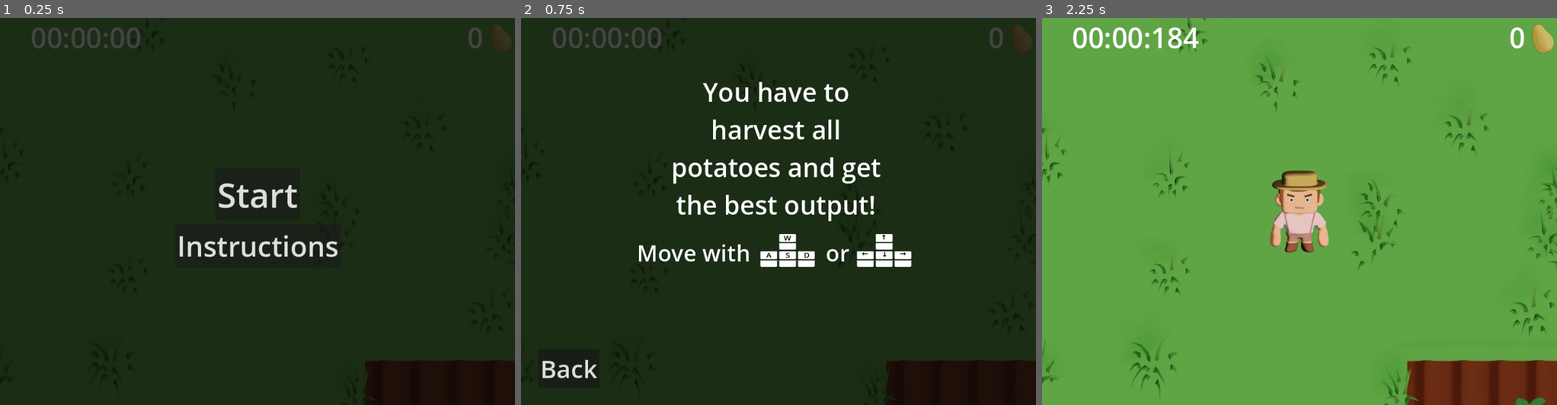
Above: before the commit, frames 1-3 (left to right).
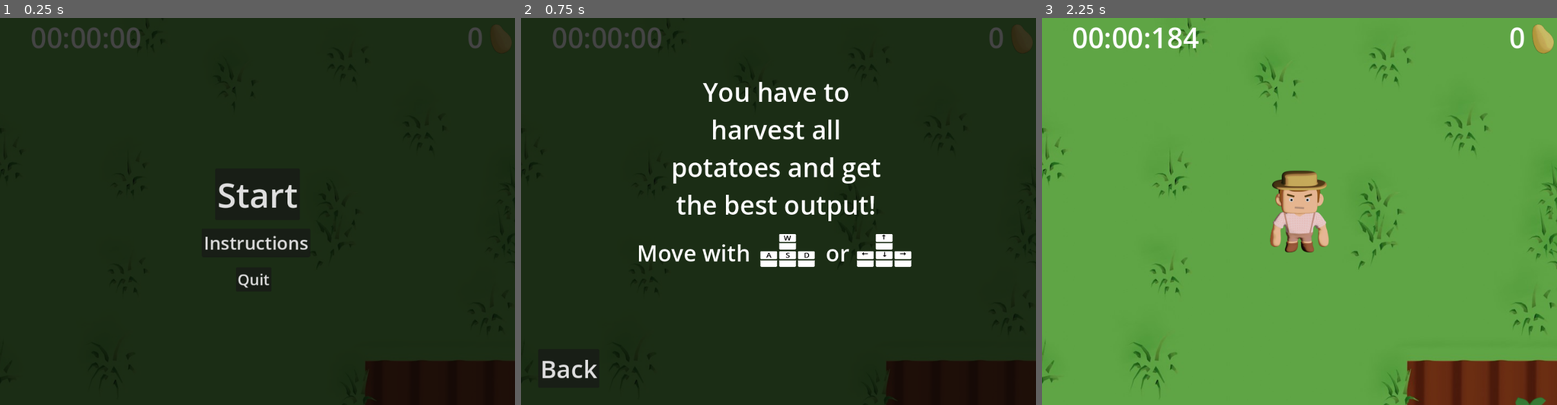
Above: after the commit, the same moments.

Repository: wolfel1/enhanced-potato-hunt
Game: Godot game, scene res://Main.tscn
The game is run twice, just before and just after one commit, with the same random seed, the same clock (stepped at 60 frames per second) and the same inputs.
Inputs:
- Up to frame 1 (0.25 s): no input
- Up to frame 2 (0.75 s): click "Instructions" at 0.5 s
- Up to frame 3 (2.25 s): click "Back" at 1.25 s; click "Start" at 2 s

The runs differ from the first frame. In frame 1, 0.9% of the frame differs, in the area x 34-66%, y 56-70%; in frame 2, nothing differs; in frame 3, nothing differs.

Commit message:
add audio

Diff:
--- a/HUD.gd
+++ b/HUD.gd
@@ -1,6 +1,7 @@
 extends CanvasLayer
 
 signal continued
+signal quit
 
 func _ready():
 	$PauseBackground.hide()
@@ -22,5 +23,10 @@
 
 
 func _on_continue_button_pressed():
+	$PauseBackground/AudioStreamPlayer.play()
 	continued.emit()
 	$PauseBackground.hide()
+
+func _on_quit_button_pressed():
+	$PauseBackground.hide()
+	quit.emit()
--- a/HUD.tscn
+++ b/HUD.tscn
@@ -1,7 +1,8 @@
-[gd_scene load_steps=3 format=3 uid="uid://bi8xxwcq3kobu"]
+[gd_scene load_steps=4 format=3 uid="uid://bi8xxwcq3kobu"]
 
 [ext_resource type="Script" path="res://HUD.gd" id="1_1yp8u"]
 [ext_resource type="Texture2D" uid="uid://20l3hcfrkfxt" path="res://assets/potato.png" id="1_8ler4"]
+[ext_resource type="AudioStream" uid="uid://dopgor6quc0un" path="res://assets/audio/drop_003.ogg" id="3_ryrvi"]
 
 [node name="HUD" type="CanvasLayer"]
 script = ExtResource("1_1yp8u")
@@ -72,4 +73,25 @@
 theme_override_font_sizes/font_size = 42
 text = "Continue"
 
+[node name="QuitButton" type="Button" parent="PauseBackground"]
+layout_mode = 1
+anchors_preset = -1
+anchor_left = 0.5
+anchor_top = 0.511
+anchor_right = 0.5
+anchor_bottom = 0.511
+offset_left = -128.0
+offset_top = 64.08
+offset_right = 335.0
+offset_bottom = 130.08
+grow_horizontal = 2
+grow_vertical = 2
+scale = Vector2(0.560001, 0.560001)
+theme_override_font_sizes/font_size = 42
+text = "Stop farming and quit!"
+
+[node name="AudioStreamPlayer" type="AudioStreamPlayer" parent="PauseBackground"]
+stream = ExtResource("3_ryrvi")
+
 [connection signal="pressed" from="PauseBackground/ContinueButton" to="." method="_on_continue_button_pressed"]
+[connection signal="pressed" from="PauseBackground/QuitButton" to="." method="_on_quit_button_pressed"]
--- a/Main.gd
+++ b/Main.gd
@@ -9,10 +9,13 @@
 var is_started : bool = false
 
 func _ready():
+	$MainMusic.play()
 	$Player.init($StartPosition.position, $LevelArea)
 
 func new_game():
+	$MainMusic.stop()
 	$MainMenu.hide()
+	$HUD.show()
 	get_tree().call_group("plants", "queue_free")
 	spawn_plants()
 	potato_count = 0
@@ -20,6 +23,7 @@
 	$Player.start()
 	start_time = Time.get_ticks_msec()
 	is_started = true
+	$MainMusic.play()
 
 func spawn_plants():
 	for i in range(0, 10):
@@ -65,3 +69,9 @@
 func _on_continued():
 	is_started = true
 	$PlantSpawnTimer.start()
+
+
+func _on_quit():
+	$MainMusic.stop()
+	$MainMenu.show()
+	$MainMusic.play()
--- a/Main.tscn
+++ b/Main.tscn
@@ -6,6 +6,7 @@
 [ext_resource type="PackedScene" uid="uid://bt3fimgkx3c2k" path="res://Player.tscn" id="2_yxeos"]
 [ext_resource type="PackedScene" uid="uid://bi8xxwcq3kobu" path="res://HUD.tscn" id="5_lhfbn"]
 [ext_resource type="PackedScene" uid="uid://rrau0lnn38bg" path="res://MainMenu.tscn" id="6_kvu47"]
+[ext_resource type="AudioStream" uid="uid://b88v5k5ryrnoc" path="res://assets/audio/Burning Trapezoid of Fire.mp3" id="7_j6t8s"]
 
 [sub_resource type="RectangleShape2D" id="RectangleShape2D_qe0gn"]
 size = Vector2(664, 698)
@@ -35,14 +36,19 @@
 [node name="HUD" parent="." instance=ExtResource("5_lhfbn")]
 
 [node name="PlantSpawnTimer" type="Timer" parent="."]
-wait_time = 2.5
+wait_time = 2.0
 
 [node name="MainMenu" parent="." instance=ExtResource("6_kvu47")]
+
+[node name="MainMusic" type="AudioStreamPlayer" parent="."]
+stream = ExtResource("7_j6t8s")
+volume_db = -12.251
 
 [connection signal="pause" from="." to="Player" method="_on_pause"]
 [connection signal="pause" from="." to="HUD" method="_on_pause"]
 [connection signal="collected" from="Player" to="." method="_on_plant_collected"]
 [connection signal="continued" from="HUD" to="." method="_on_continued"]
 [connection signal="continued" from="HUD" to="Player" method="_on_hud_continued"]
+[connection signal="quit" from="HUD" to="." method="_on_quit"]
 [connection signal="timeout" from="PlantSpawnTimer" to="." method="_on_plant_spawn_timer_timeout"]
 [connection signal="start_game" from="MainMenu" to="." method="new_game"]
--- a/MainMenu.gd
+++ b/MainMenu.gd
@@ -6,15 +6,20 @@
 	$Instructions.hide()
 
 func _on_start_button_pressed():
+	$ButtonAudioStreamPlayer.play()
 	start_game.emit()
 
 
 func _on_instructions_button_pressed():
-	$StartButton.hide()
-	$InstructionsButton.hide()
+	$ButtonAudioStreamPlayer.play()
+	$StartScreen.hide()
 	$Instructions.show()
 
 func _on_back_button_pressed():
-	$StartButton.show()
-	$InstructionsButton.show()
+	$ButtonAudioStreamPlayer.play()
+	$StartScreen.show()
 	$Instructions.hide()
+
+
+func _on_quit_button_pressed():
+	get_tree().quit()
--- a/MainMenu.tscn
+++ b/MainMenu.tscn
@@ -1,7 +1,8 @@
-[gd_scene load_steps=3 format=3 uid="uid://rrau0lnn38bg"]
+[gd_scene load_steps=4 format=3 uid="uid://rrau0lnn38bg"]
 
 [ext_resource type="Script" path="res://MainMenu.gd" id="1_fbrxt"]
 [ext_resource type="Texture2D" uid="uid://f6wmrfj2dacq" path="res://assets/ui/keySmall.png" id="2_y6ypn"]
+[ext_resource type="AudioStream" uid="uid://dopgor6quc0un" path="res://assets/audio/drop_003.ogg" id="3_8j70s"]
 
 [node name="MainMenu" type="CanvasLayer"]
 script = ExtResource("1_fbrxt")
@@ -13,6 +14,61 @@
 grow_horizontal = 2
 grow_vertical = 2
 color = Color(0.0196078, 0.0196078, 0.0196078, 0.74902)
+
+[node name="StartScreen" type="CanvasGroup" parent="."]
+
+[node name="QuitButton" type="Button" parent="StartScreen"]
+anchors_preset = 8
+anchor_left = 0.5
+anchor_top = 0.5
+anchor_right = 0.5
+anchor_bottom = 0.5
+offset_left = 440.0
+offset_top = 464.0
+offset_right = 537.0
+offset_bottom = 530.0
+grow_horizontal = 2
+grow_vertical = 2
+scale = Vector2(0.68, 0.68)
+size_flags_horizontal = 4
+size_flags_vertical = 8
+theme_override_font_sizes/font_size = 42
+text = "Quit"
+
+[node name="InstructionsButton" type="Button" parent="StartScreen"]
+anchors_preset = 8
+anchor_left = 0.5
+anchor_top = 0.5
+anchor_right = 0.5
+anchor_bottom = 0.5
+offset_left = 376.0
+offset_top = 392.0
+offset_right = 629.0
+offset_bottom = 458.0
+grow_horizontal = 2
+grow_vertical = 2
+scale = Vector2(0.8, 0.8)
+size_flags_horizontal = 4
+size_flags_vertical = 8
+theme_override_font_sizes/font_size = 42
+text = "Instructions"
+
+[node name="StartButton" type="Button" parent="StartScreen"]
+anchors_preset = 8
+anchor_left = 0.5
+anchor_top = 0.5
+anchor_right = 0.5
+anchor_bottom = 0.5
+offset_left = 401.0
+offset_top = 280.0
+offset_right = 559.0
+offset_bottom = 376.0
+grow_horizontal = 2
+grow_vertical = 2
+size_flags_horizontal = 4
+size_flags_vertical = 4
+theme_override_font_sizes/font_size = 64
+text = "Start"
 
 [node name="Instructions" type="CanvasGroup" parent="."]
 visible = false
@@ -204,40 +260,10 @@
 horizontal_alignment = 1
 autowrap_mode = 2
 
-[node name="StartButton" type="Button" parent="."]
-anchors_preset = 8
-anchor_left = 0.5
-anchor_top = 0.5
-anchor_right = 0.5
-anchor_bottom = 0.5
-offset_left = -79.0
-offset_top = -80.0
-offset_right = 79.0
-offset_bottom = 16.0
-grow_horizontal = 2
-grow_vertical = 2
-size_flags_horizontal = 4
-size_flags_vertical = 4
-theme_override_font_sizes/font_size = 64
-text = "Start"
-
-[node name="InstructionsButton" type="Button" parent="."]
-anchors_preset = 8
-anchor_left = 0.5
-anchor_top = 0.5
-anchor_right = 0.5
-anchor_bottom = 0.5
-offset_left = -154.0
-offset_top = 24.0
-offset_right = 154.0
-offset_bottom = 104.0
-grow_horizontal = 2
-grow_vertical = 2
-size_flags_horizontal = 4
-size_flags_vertical = 8
-theme_override_font_sizes/font_size = 52
-text = "Instructions"
-
+[node name="ButtonAudioStreamPlayer" type="AudioStreamPlayer" parent="."]
+stream = ExtResource("3_8j70s")
+
+[connection signal="pressed" from="StartScreen/QuitButton" to="." method="_on_quit_button_pressed"]
+[connection signal="pressed" from="StartScreen/InstructionsButton" to="." method="_on_instructions_button_pressed"]
+[connection signal="pressed" from="StartScreen/StartButton" to="." method="_on_start_button_pressed"]
 [connection signal="pressed" from="Instructions/BackButton" to="." method="_on_back_button_pressed"]
-[connection signal="pressed" from="StartButton" to="." method="_on_start_button_pressed"]
-[connection signal="pressed" from="InstructionsButton" to="." method="_on_instructions_button_pressed"]
--- a/Plant.gd
+++ b/Plant.gd
@@ -16,6 +16,7 @@
 func harvest():
 	var potato_count = randi_range(0, 6)
 	$Sprite2D.hide()
+	$AudioStreamPlayer.play()
 	$CollisionShape2D.set_deferred("disabled", true)
 	show_message(potato_count)
 	return potato_count
--- a/Plant.tscn
+++ b/Plant.tscn
@@ -1,7 +1,8 @@
-[gd_scene load_steps=4 format=3 uid="uid://dg1u3mmg7n721"]
+[gd_scene load_steps=5 format=3 uid="uid://dg1u3mmg7n721"]
 
 [ext_resource type="Script" path="res://Plant.gd" id="1_2omu1"]
 [ext_resource type="Texture2D" uid="uid://xhc6hoo56ljs" path="res://assets/plant/plant1.png" id="1_wkky1"]
+[ext_resource type="AudioStream" uid="uid://b41jyn3i48vj2" path="res://assets/audio/jingles_STEEL08.ogg" id="3_kji2a"]
 
 [sub_resource type="CapsuleShape2D" id="CapsuleShape2D_efukp"]
 radius = 24.0
@@ -26,4 +27,9 @@
 [node name="ShowMessageTimer" type="Timer" parent="."]
 one_shot = true
 
+[node name="AudioStreamPlayer" type="AudioStreamPlayer" parent="."]
+stream = ExtResource("3_kji2a")
+volume_db = -14.991
+pitch_scale = 1.17
+
 [connection signal="timeout" from="ShowMessageTimer" to="." method="_on_show_message_timer_timeout"]
--- a/Player.gd
+++ b/Player.gd
@@ -49,11 +49,8 @@
 	if velocity.length() > 0:
 		velocity = velocity.normalized() * speed
 		$AnimatedSprite2D.play()
-		if !$AnimatedSprite2D/Footsteps.is_playing():
-			$AnimatedSprite2D/Footsteps.play()
 	else:
 		$AnimatedSprite2D.stop()
-		$AnimatedSprite2D/Footsteps.stop()
 
 	position += velocity * delta
 	position.x = clamp(position.x, size.x/2, level_size.x - size.x/2)
@@ -83,8 +80,5 @@
 func _on_hud_continued():
 	is_started = true
 
-
-
-
-func _on_animated_sprite_2d_animation_changed():
-	pass
+func _on_animated_frame_changed():
+	$AnimatedSprite2D/Footstep.play()
--- a/Player.tscn
+++ b/Player.tscn
@@ -2,7 +2,7 @@
 
 [ext_resource type="Texture2D" uid="uid://irk3wo2mno24" path="res://assets/player/spritesheet.png" id="1_djcq7"]
 [ext_resource type="Script" path="res://Player.gd" id="1_kdoo8"]
-[ext_resource type="AudioStream" uid="uid://cc8l7kfggfgwj" path="res://assets/audio/footsteps_grass_1-6810.mp3" id="3_lm44o"]
+[ext_resource type="AudioStream" uid="uid://btowp1b5oxl06" path="res://assets/audio/footstep_grass_004.ogg" id="3_otu6d"]
 
 [sub_resource type="AtlasTexture" id="AtlasTexture_nk3p6"]
 atlas = ExtResource("1_djcq7")
@@ -144,8 +144,10 @@
 sprite_frames = SubResource("SpriteFrames_y81ut")
 animation = &"walk_right"
 
-[node name="Footsteps" type="AudioStreamPlayer2D" parent="AnimatedSprite2D"]
-stream = ExtResource("3_lm44o")
+[node name="Footstep" type="AudioStreamPlayer2D" parent="AnimatedSprite2D"]
+stream = ExtResource("3_otu6d")
+volume_db = -11.243
+pitch_scale = 0.89
 
 [node name="CollisionShape2D" type="CollisionShape2D" parent="."]
 shape = SubResource("CapsuleShape2D_6848s")
@@ -153,4 +155,4 @@
 [node name="Camera2D" type="Camera2D" parent="."]
 
 [connection signal="body_entered" from="." to="." method="_on_body_entered"]
-[connection signal="animation_changed" from="AnimatedSprite2D" to="." method="_on_animated_sprite_2d_animation_changed"]
+[connection signal="frame_changed" from="AnimatedSprite2D" to="." method="_on_animated_frame_changed"]
Not shown: 1 places in Main.tscn that only renumber resources
Not shown, added: assets/audio/Burning Trapezoid of Fire.mp3.import
Not shown, added: assets/audio/drop_003.ogg.import
Not shown, removed: assets/audio/footstep_grass_003.ogg.import
Not shown, removed: assets/audio/footsteps_grass_1-6810.mp3.import
Not shown, added: assets/audio/jingles_STEEL08.ogg.import
Not shown, removed: footsteps_grass_1-6810.mp3.import
Not shown, added: assets/audio/Burning Trapezoid of Fire.mp3
Not shown, added: assets/audio/drop_003.ogg
Not shown, removed: assets/audio/footstep_grass_003.ogg
Not shown, removed: assets/audio/footsteps_grass_1-6810.mp3
Not shown, added: assets/audio/jingles_STEEL08.ogg
(and 1 more such lines)
